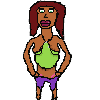
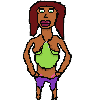
Layered file, before and after one edit (w=100, h=100). Changes by layer:
painted on "Background" over [31, 1, 64, 36]
